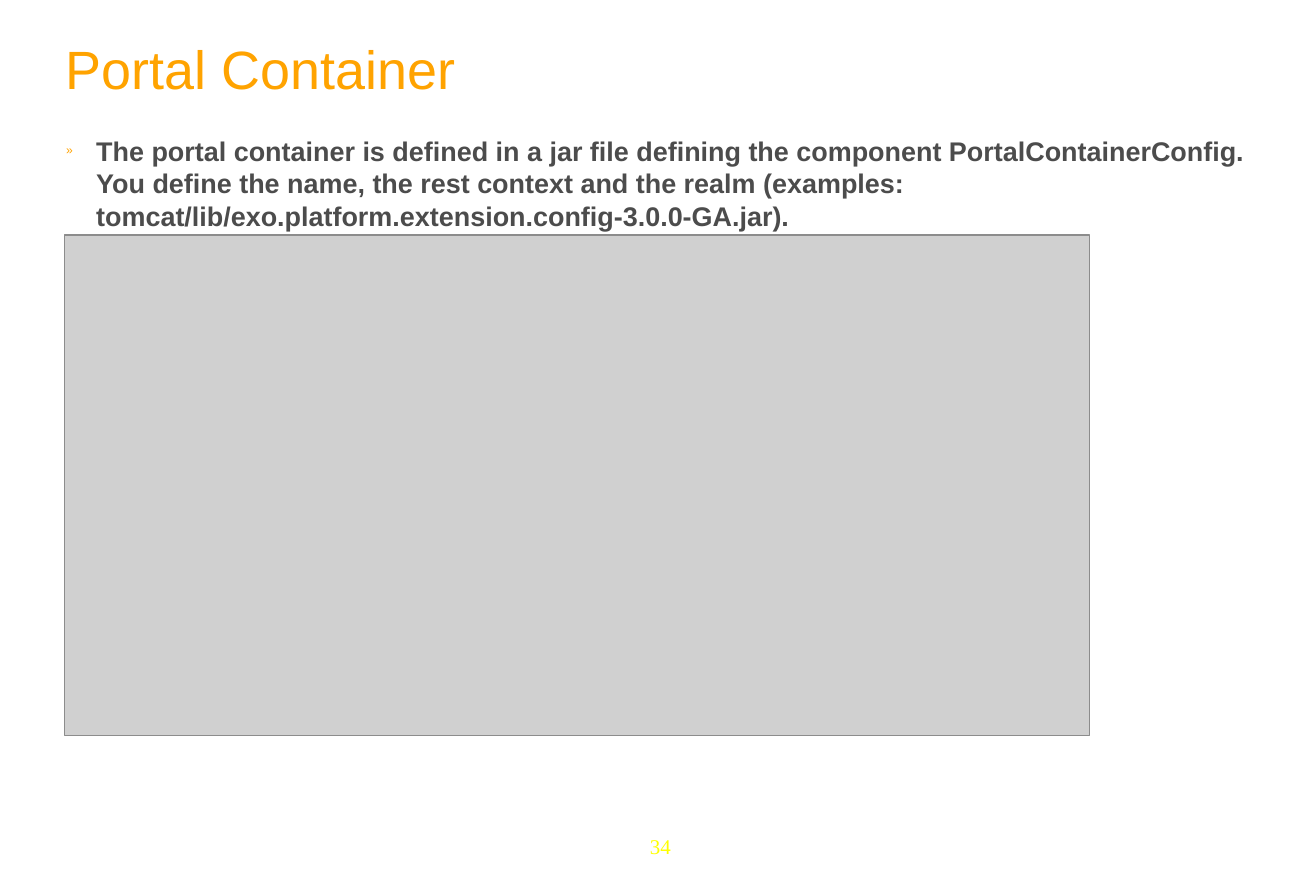
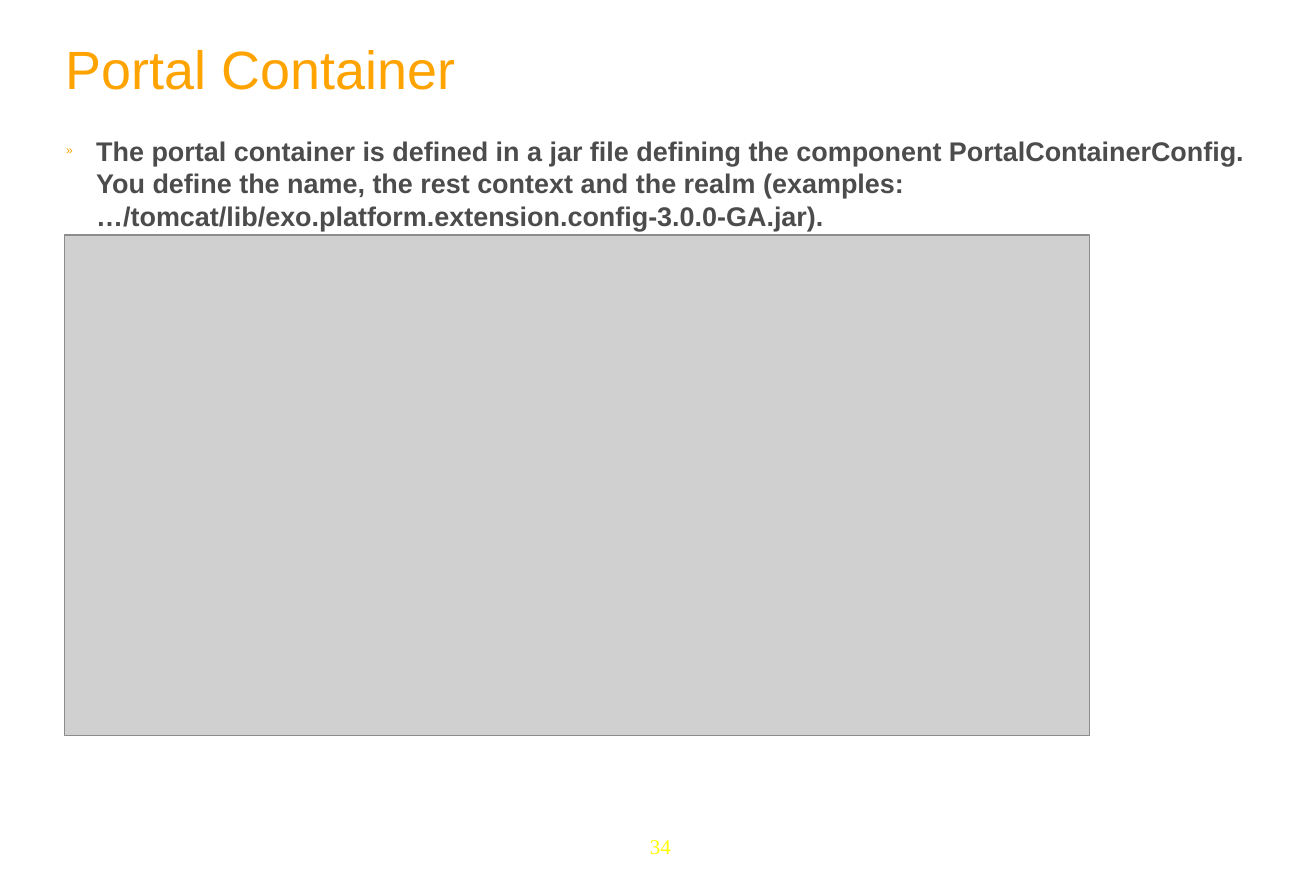
Before and after one commit to anhvurz90/training, a slide deck: slide 34 of exo-developer/210-configuration/slides/210-Portal-configuration-XDev-en.ppt. Drawn at 1316x891 pixels with LibreOffice and Linux fonts; fonts in the diff are those of the drawing; grey boxes stand for pictures; background and template pictures are left out. Boxes give left, top, right and bottom in pixels: in the first picture for what was removed or moved away, otherwise in the second. Text is boxed around its words. In the diff, an @@ line names an element or a change of style, - is before the commit and + after.

```diff
--- a/exo-developer/210-configuration/slides/210-Portal-configuration-XDev-en.ppt
+++ b/exo-developer/210-configuration/slides/210-Portal-configuration-XDev-en.ppt
@@ text at bbox=[96, 141, 1244, 231]: text changed @@
-» The portal container is defined in a jar file defining the component PortalContainerConfig. You define the name, the rest context and the realm (examples: tomcat/lib/exo.platform.extension.config-3.0.0-GA.jar).
+» The portal container is defined in a jar file defining the component PortalContainerConfig. You define the name, the rest context and the realm (examples: …/tomcat/lib/exo.platform.extension.config-3.0.0-GA.jar).
```
Also in this commit, not shown: 8 other slides changed, 2 slides added, 2 slides removed.
